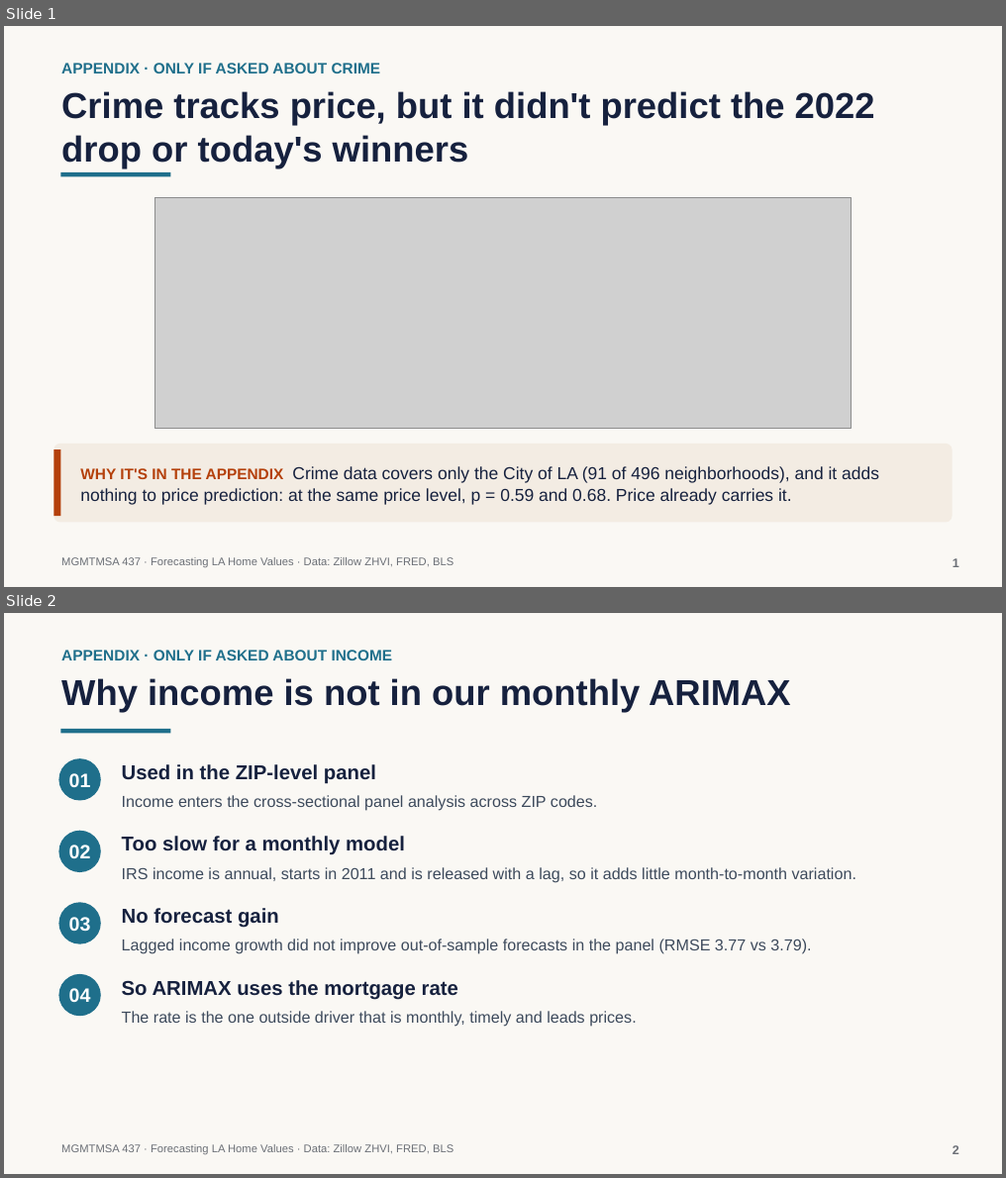
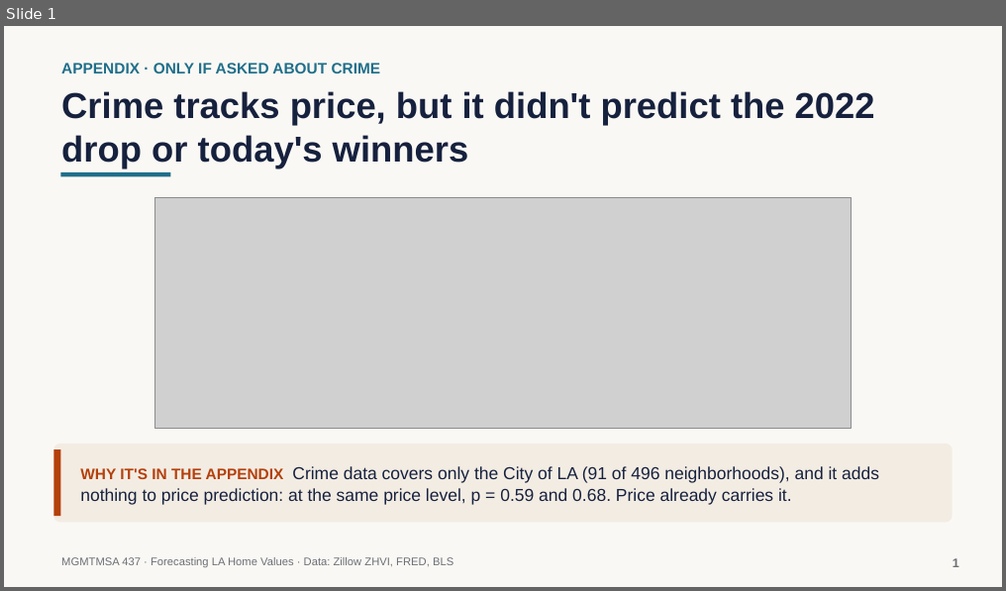
Before and after one commit to neiltd/la-housing-forecast, a slide deck: slides/LA_home_values_appendix_crime.pptx. Shown one above the other, each under a label of ours: slides 1 and 2 before the commit, slide 1 after it. The pictures are 1006x1178 and 1006x591 pixels, drawn with LibreOffice and Linux fonts; fonts in the diff are those of the drawing; grey boxes stand for pictures. Boxes give left, top, right and bottom in pixels: in the first picture for what was removed or moved away, otherwise in the second. Text is boxed around its words. In the diff, an @@ line names an element or a change of style, - is before the commit and + after.

```diff
--- a/slides/LA_home_values_appendix_crime.pptx
+++ b/slides/LA_home_values_appendix_crime.pptx
@@ slide 2 removed at [4, 613, 1002, 1174], background #FAF8F4 @@
@@ text removed at [61, 650, 393, 661] @@
-APPENDIX · ONLY IF ASKED ABOUT INCOME
@@ text removed at [61, 678, 791, 713] @@
-Why income is not in our monthly ARIMAX
@@ rectangle removed at [60, 729, 170, 733] @@
@@ rounded rectangle removed at [58, 759, 101, 801] @@
@@ text removed at [69, 773, 91, 787] @@
-01
@@ text removed at [122, 764, 376, 784] @@
-Used in the ZIP-level panel
@@ text removed at [122, 795, 597, 811] @@
-Income enters the cross-sectional panel analysis across ZIP codes.
@@ rounded rectangle removed at [58, 831, 101, 872] @@
@@ text removed at [69, 845, 91, 859] @@
-02
@@ text removed at [122, 836, 405, 856] @@
-Too slow for a monthly model
@@ text removed at [122, 867, 856, 883] @@
-IRS income is annual, starts in 2011 and is released with a lag, so it adds little month-to-month variation.
@@ rounded rectangle removed at [58, 902, 101, 945] @@
@@ text removed at [122, 908, 279, 928] @@
-No forecast gain
@@ text removed at [69, 917, 91, 932] @@
-03
@@ text removed at [122, 939, 811, 955] @@
-Lagged income growth did not improve out-of-sample forecasts in the panel (RMSE 3.77 vs 3.79).
@@ rounded rectangle removed at [58, 974, 101, 1016] @@
@@ text removed at [69, 988, 91, 1002] @@
-04
@@ text removed at [122, 980, 458, 1000] @@
-So ARIMAX uses the mortgage rate
@@ text removed at [122, 1011, 636, 1027] @@
-The rate is the one outside driver that is monthly, timely and leads prices.
@@ text removed at [61, 1145, 453, 1156] @@
-MGMTMSA 437 · Forecasting LA Home Values · Data: Zillow ZHVI, FRED, BLS
@@ text removed at [952, 1146, 959, 1155] @@
-2
```
Also in this commit, not shown: 6 other files.
